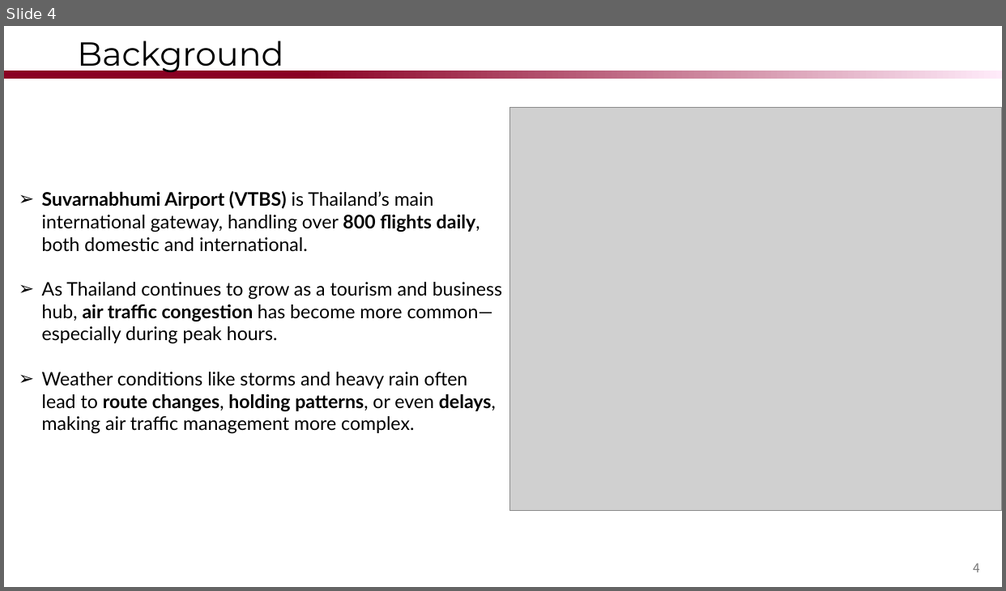
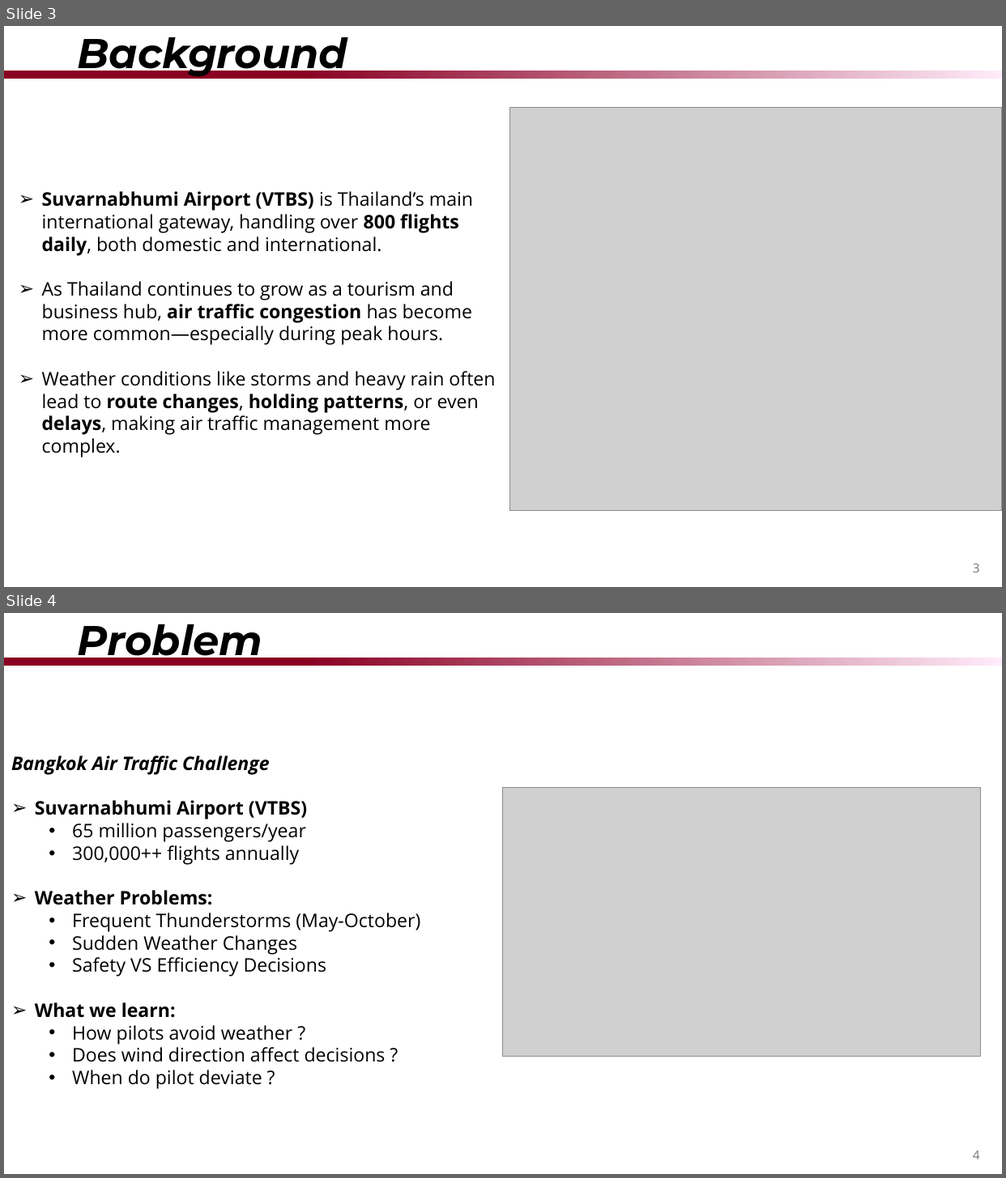
Before and after one commit to krithymn/ATMCODE, a slide deck: ProgressSlide/FinalPresentation.pptx. Shown one above the other, each under a label of ours: slide 4 before the commit, slides 3 and 4 after it. The pictures are 1006x591 and 1006x1178 pixels, drawn with LibreOffice and Linux fonts; fonts in the diff are those of the drawing; grey boxes stand for pictures; background and template pictures are left out. Boxes give left, top, right and bottom in pixels: in the first picture for what was removed or moved away, otherwise in the second. Text is boxed around its words. In the diff, an @@ line names an element or a change of style, - is before the commit and + after.

```diff
--- a/ProgressSlide/FinalPresentation.pptx
+++ b/ProgressSlide/FinalPresentation.pptx
@@ slide 4 added at box(4, 613, 1002, 1174), background #FFFFFF; not listed: 1 template element that a slide beside it also shows @@
@@ title added at box(77, 624, 262, 666), 40 pt, text #000000, bold, italic @@
+Problem
@@ text added at box(11, 756, 420, 1089), 18 pt, text #000000 @@
+Bangkok Air Traffic Challenge
+➢ Suvarnabhumi Airport (VTBS)
+  • 65 million passengers/year
+  • 300,000++ flights annually
+➢ Weather Problems:
+  • Frequent Thunderstorms (May-October)
+  • Sudden Weather Changes
+  • Safety VS Efficiency Decisions
+➢ What we learn:
+  • How pilots avoid weather ?
+  • Does wind direction affect decisions ?
+  • When do pilot deviate ?
@@ picture added at box(503, 787, 981, 1056) @@
@@ page number added at box(973, 1151, 980, 1160), 12 pt, text #797979 @@
+4
@@ what was slide 4 is now slide 3 @@
@@ slide 3 changed as well @@
@@ title "Background" at box(77, 37, 347, 79): size 32 to 40 pt, bold on, italic on @@
@@ text "Suvarnabhumi Airport (VTBS) is Thailand’s ..." at box(42, 191, 495, 458): font Lato to Open Sans @@
@@ page number at box(973, 564, 980, 573): text changed; font Noto Sans CJK JP to Open Sans @@
-4
+3
```
Also in this commit, not shown: 1 other slide changed, 9 other slides added, 4 slides removed, 25 other files.
